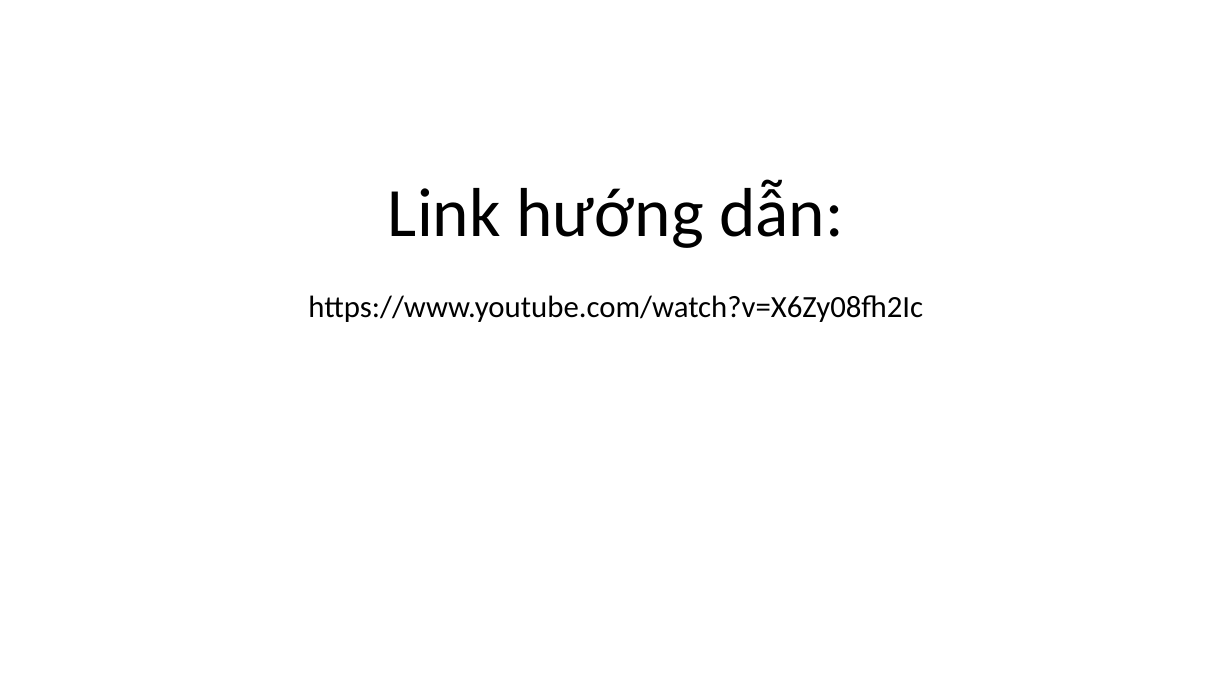
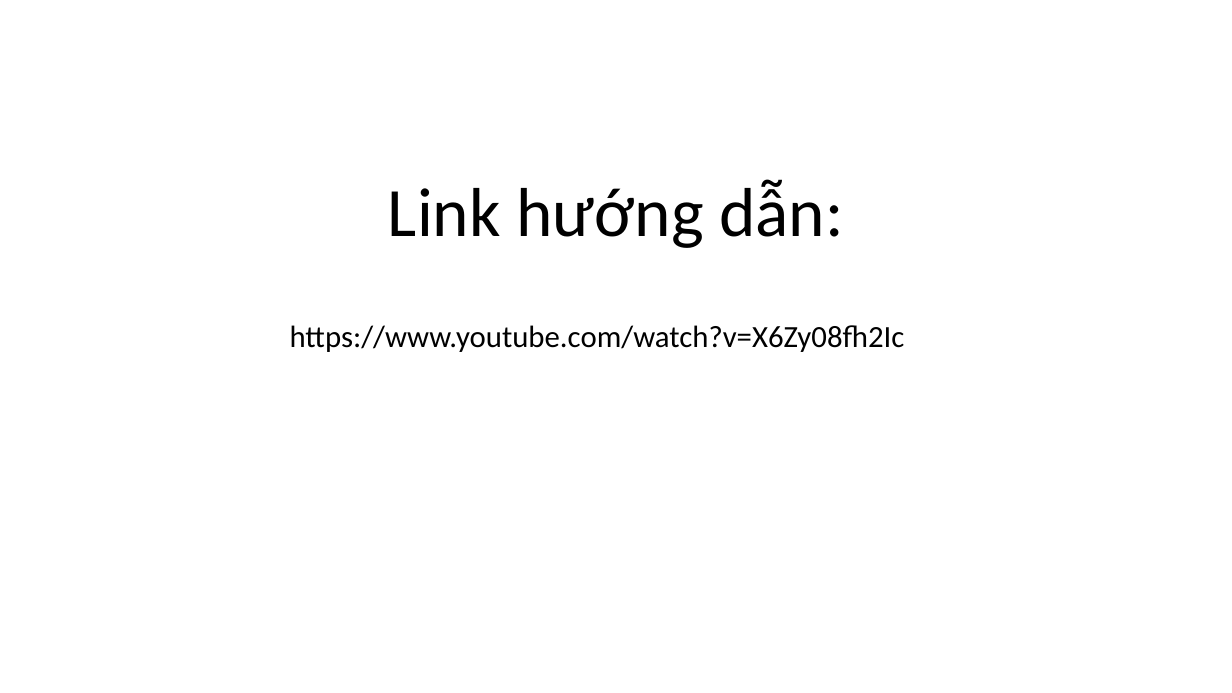
Before and after one commit to DangVanDoan05/WordPress, a slide deck: slide 1 of Tạo thông báo mua hàng trên WooPress.pptx. Drawn at 1232x693 pixels with LibreOffice and Linux fonts; fonts in the diff are those of the drawing. Boxes give left, top, right and bottom in pixels: in the first picture for what was removed or moved away, otherwise in the second. Text is boxed around its words. In the diff, an @@ line names an element or a change of style, - is before the commit and + after.

```diff
--- a/Tạo thông báo mua hàng trên WooPress.pptx
+++ b/Tạo thông báo mua hàng trên WooPress.pptx
@@ subtitle "https://www.youtube.com/watch?v=X6Zy08fh2Ic": place and size @@
-subtitle "https://www.youtube.com/watch?v=X6Zy08fh2Ic" at (308, 295, 923, 322)
+subtitle "https://www.youtube.com/watch?v=X6Zy08fh2Ic" at (290, 325, 905, 352)
```
Also in this commit, not shown: 1 other slide changed, 12 slides added, 1 slide removed, 4 other files.
